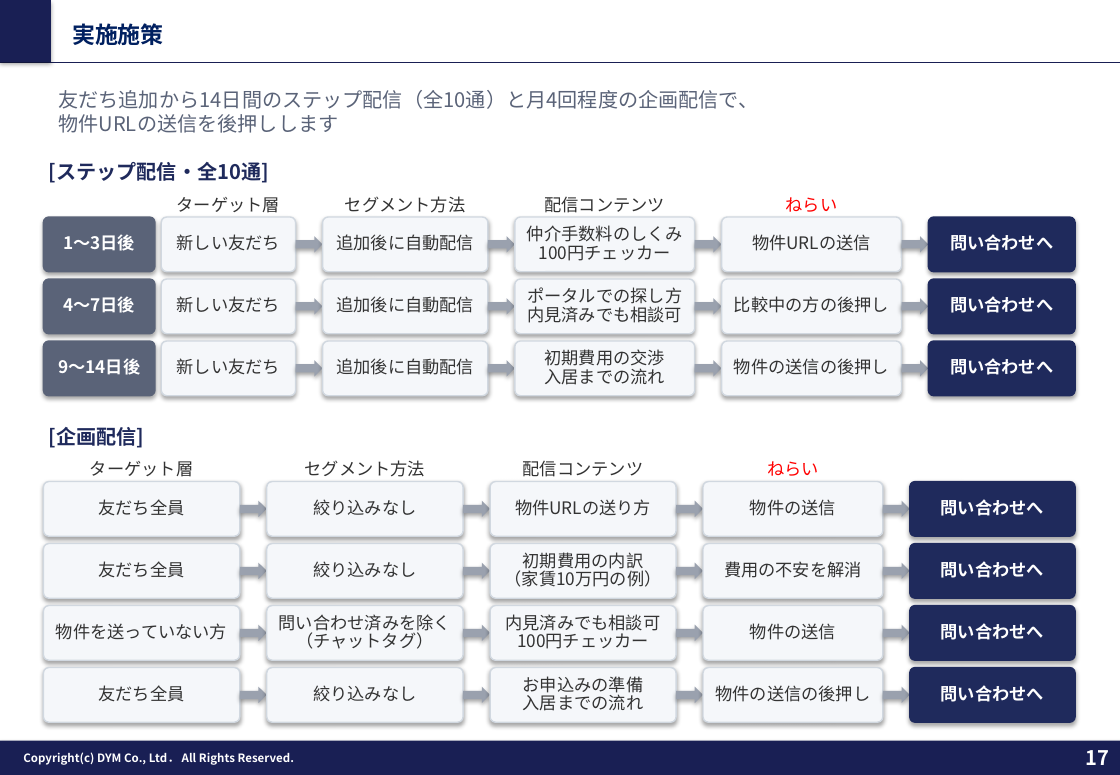
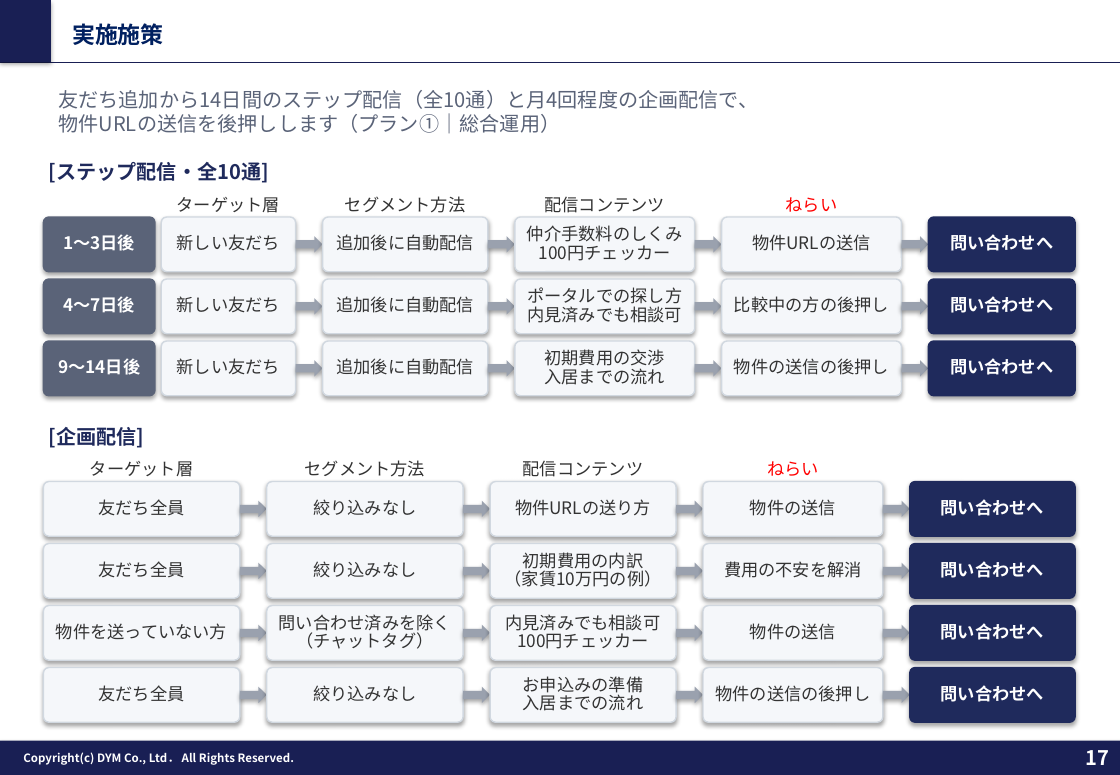
Before and after one commit to tonomura-r-dev/folder, a slide deck: slide 17 of 202610_株式会社あらうち御中_LINE公式アカウント運用のご提案_v8.pptx. Drawn at 1120x775 pixels with LibreOffice and Linux fonts; fonts in the diff are those of the drawing; background and template pictures are left out. Boxes give left, top, right and bottom in pixels: in the first picture for what was removed or moved away, otherwise in the second. Text is boxed around its words. In the diff, an @@ line names an element or a change of style, - is before the commit and + after.

```diff
--- a/202610_株式会社あらうち御中_LINE公式アカウント運用のご提案_v8.pptx
+++ b/202610_株式会社あらうち御中_LINE公式アカウント運用のご提案_v8.pptx
@@ text at (58,90,758,133): text changed @@
-友だち追加から14日間のステップ配信（全10通）と月4回程度の企画配信で、
-物件URLの送信を後押しします
+友だち追加から14日間のステップ配信（全10通）と月4回程度の企画配信で、
+物件URLの送信を後押しします（プラン①｜総合運用）
```
Also in this commit, not shown: 8 other slides changed, 6 other files.
